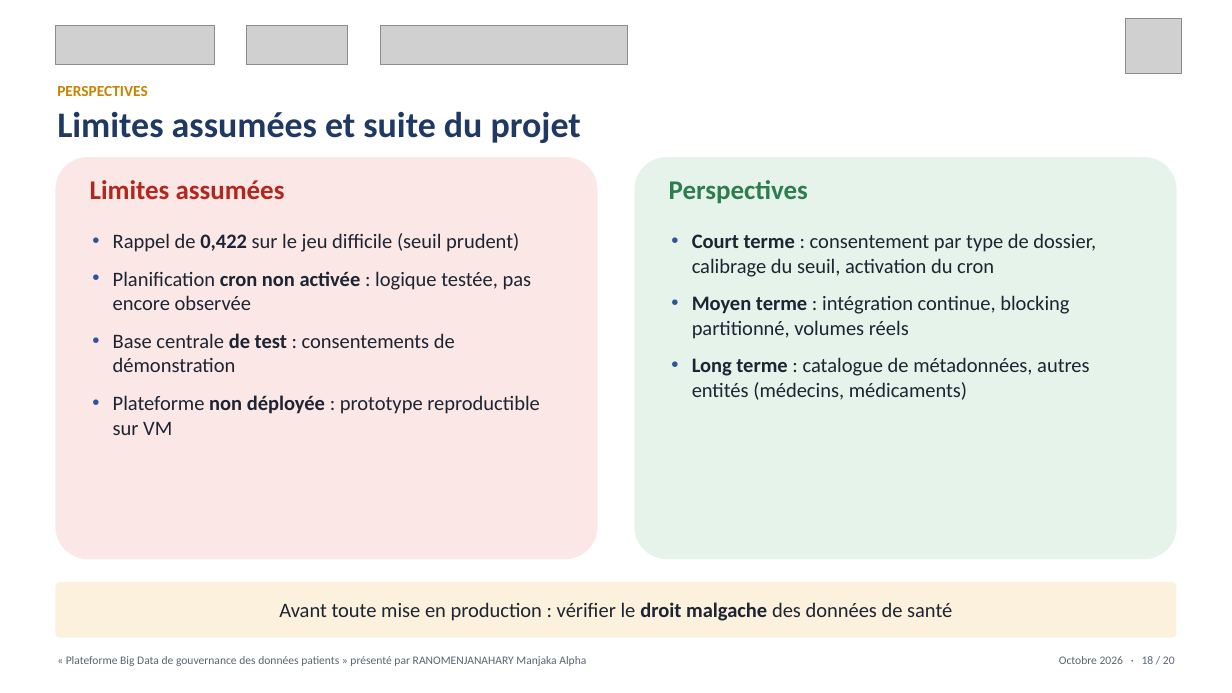
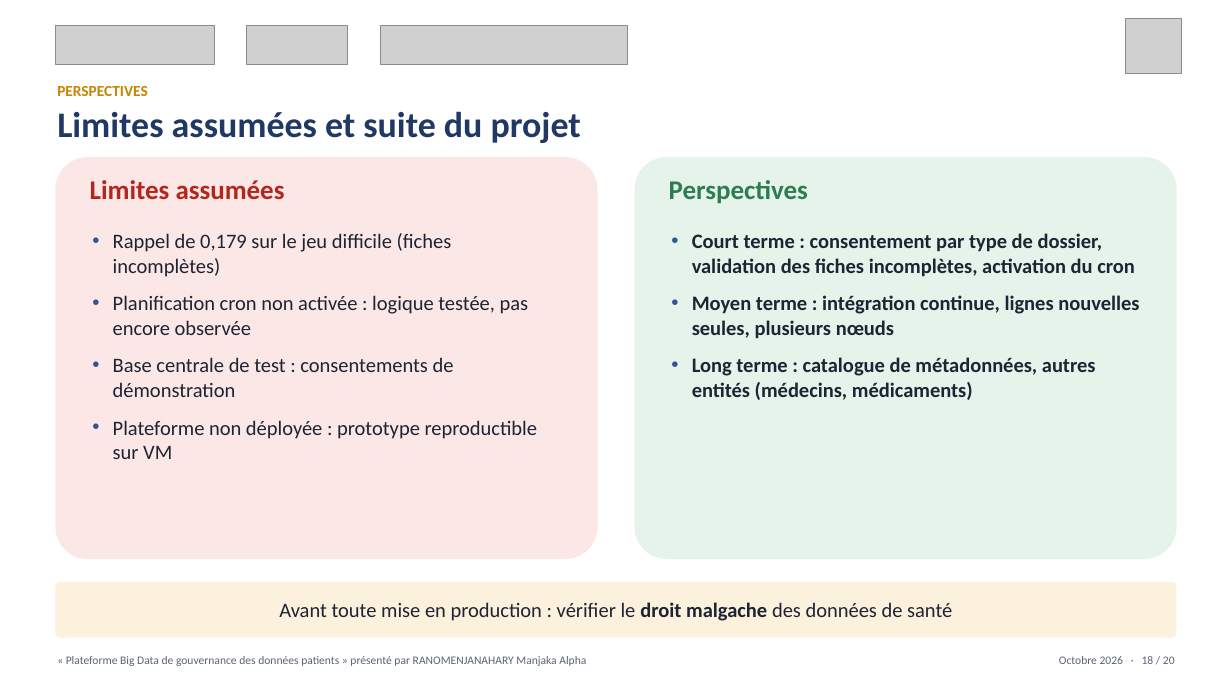
Before and after one commit to Alphamanjaka/test-big-data, a slide deck: slide 18 of documents/slide_soutenance/Soutenance_M2_MBDS_RANOMENJANAHARY.pptx. Drawn at 1232x693 pixels with LibreOffice and Linux fonts; fonts in the diff are those of the drawing; grey boxes stand for pictures. Boxes give left, top, right and bottom in pixels: in the first picture for what was removed or moved away, otherwise in the second. Text is boxed around its words. In the diff, an @@ line names an element or a change of style, - is before the commit and + after.

```diff
--- a/documents/slide_soutenance/Soutenance_M2_MBDS_RANOMENJANAHARY.pptx
+++ b/documents/slide_soutenance/Soutenance_M2_MBDS_RANOMENJANAHARY.pptx
@@ text at [113,233,452,277]: text changed @@
-• Rappel de 0,422 sur le jeu difficile (seuil prudent)
+• Rappel de 0,179 sur le jeu difficile (fiches incomplètes)
@@ text at [692,233,1139,339]: text changed; bold on @@
-• Court terme : consentement par type de dossier, calibrage du seuil, activation du cron
-• Moyen terme : intégration continue, blocking partitionné, volumes réels
+• Court terme : consentement par type de dossier, validation des fiches incomplètes, activation du cron
+• Moyen terme : intégration continue, lignes nouvelles seules, plusieurs nœuds
@@ text at [113,295,538,459]: bold off in "cron non activée", "de test", "non déployée" @@
@@ text at [692,357,1096,400]: bold on in ": catalogue de métadonnées, autres entités (médecins, ..." @@
```
Also in this commit, not shown: 4 other slides changed, 27 other files.
